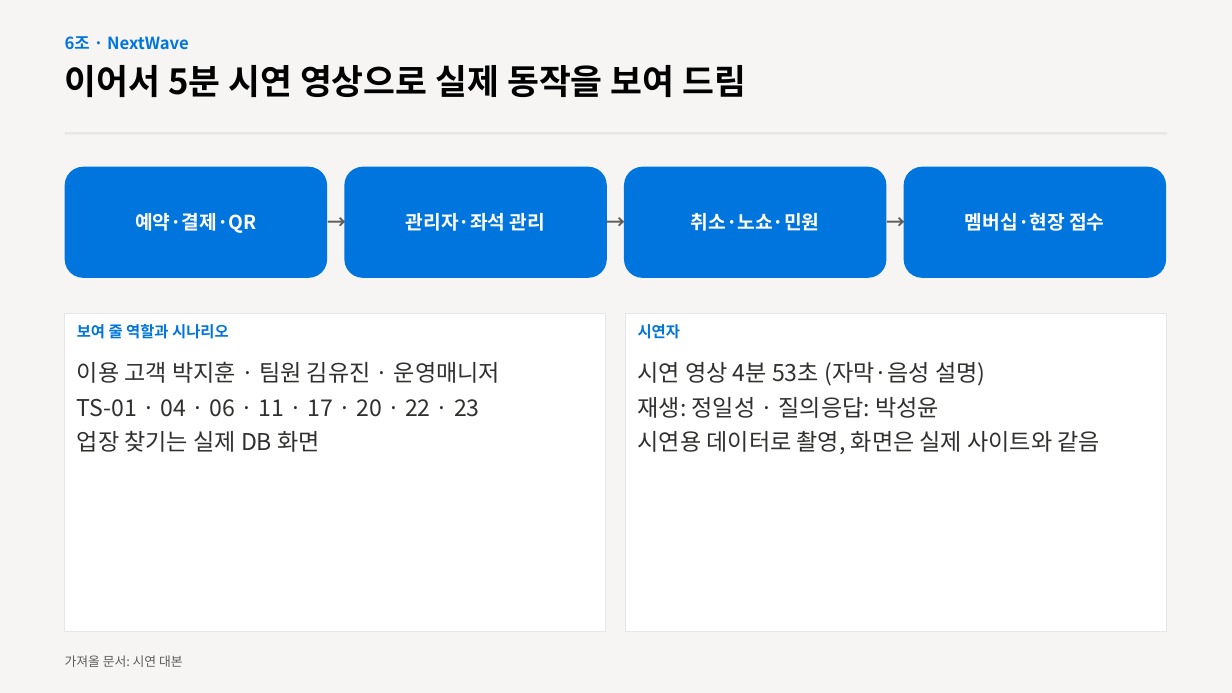
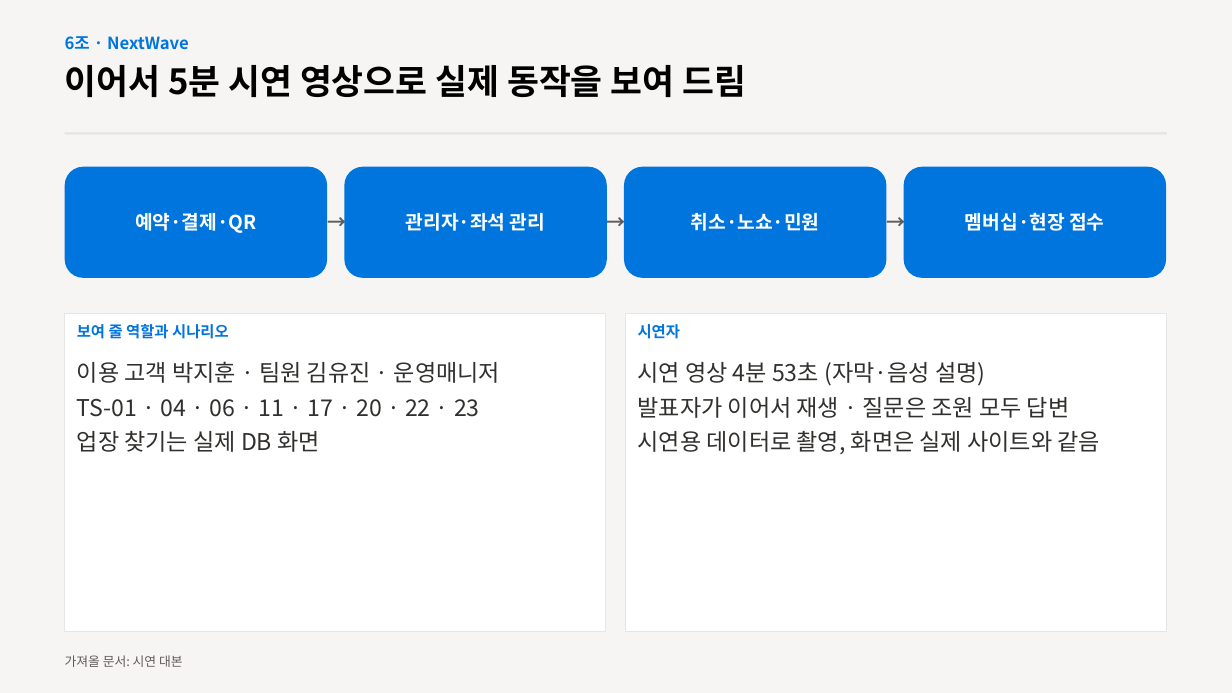
Before and after one commit to dlftjd6623-coder/nextwave, a slide deck: slide 15 of docs/발표자료_6조.pptx. Drawn at 1232x693 pixels with LibreOffice and Linux fonts; fonts in the diff are those of the drawing. Boxes give left, top, right and bottom in pixels: in the first picture for what was removed or moved away, otherwise in the second. Text is boxed around its words. In the diff, an @@ line names an element or a change of style, - is before the commit and + after.

```diff
--- a/docs/발표자료_6조.pptx
+++ b/docs/발표자료_6조.pptx
@@ text at [638,397,1070,418]: text changed @@
-재생: 정일성 · 질의응답: 박성윤
+발표자가 이어서 재생 · 질문은 조원 모두 답변
```
Also in this commit, not shown: 1 other slide changed.
